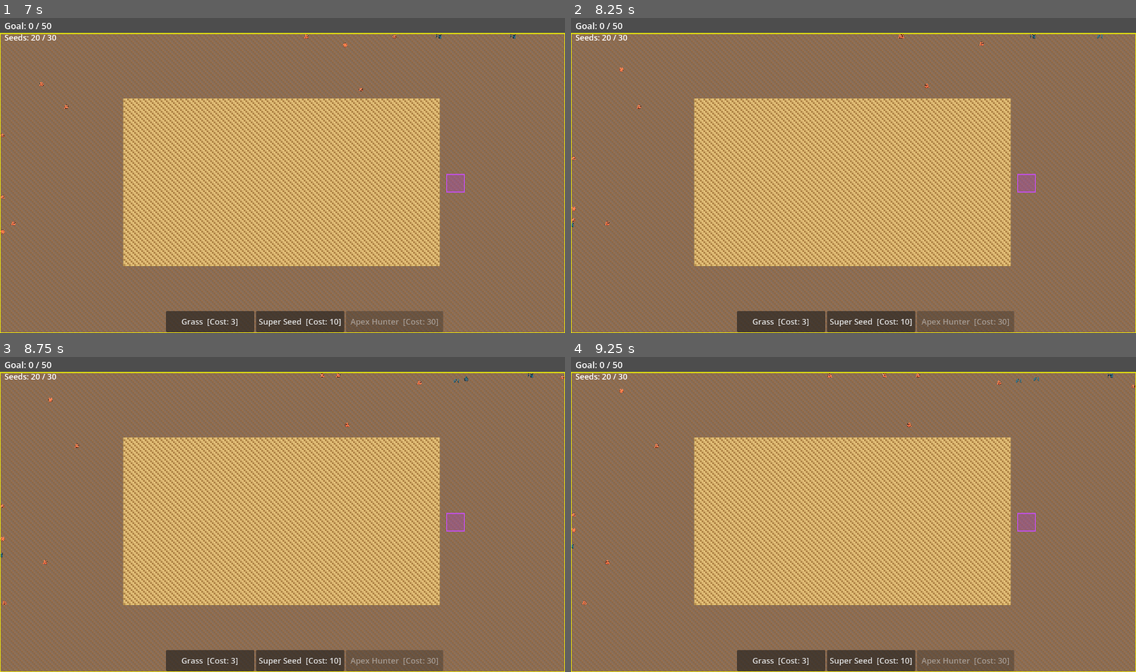
Above: before the commit, frames 1-4 (two rows, left to right).
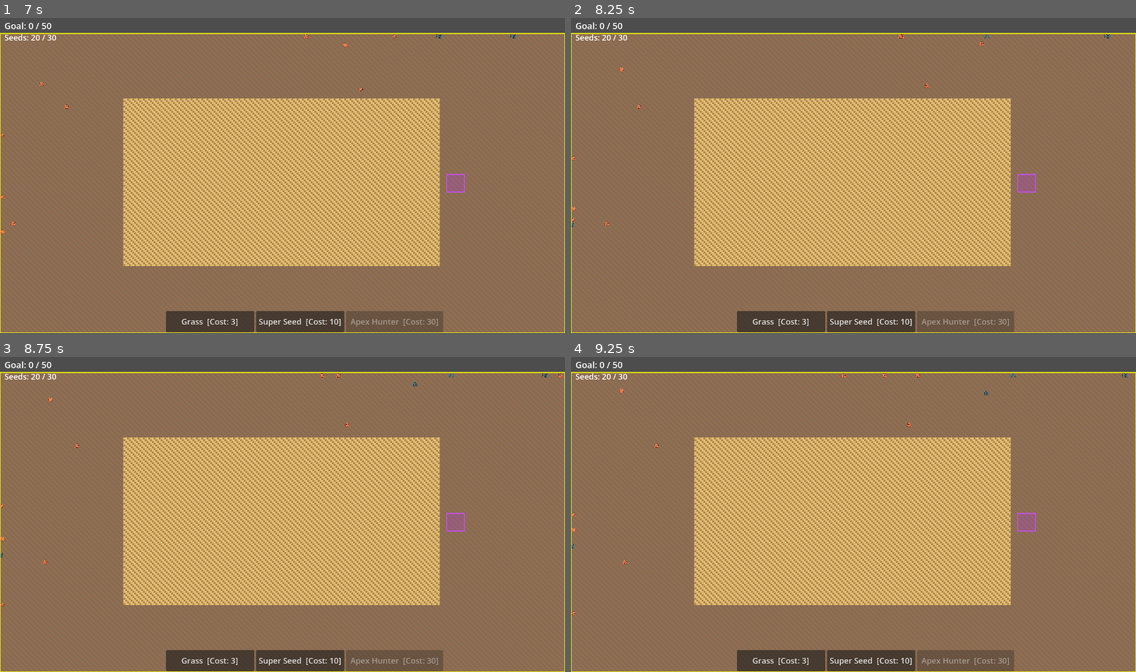
Above: after the commit, the same moments.

Repository: mamo1016/ecosystem-game
Game: Godot game, scene res://world.tscn
Same seed, same stepped clock (60 frames per second), same inputs: the game is played once before the commit and once after it.
Inputs (mouse positions are in pixels of both pictures, inside the frame that each line leads up to):
- Up to frame 1 (7 s): click "Super Seed [Cost: 10]" at 0.5 s; click "Grass [Cost: 3]" at 1.25 s; click "Apex Hunter [Cost: 30]" at 2 s; click "Grass [Cost: 3]" at 2.75 s; click "Super Seed [Cost: 10]" at 3.5 s; click "Apex Hunter [Cost: 30]" at 4.25 s; click "Grass [Cost: 3]" at 5 s; click "Super Seed [Cost: 10]" at 5.75 s; click "Apex Hunter [Cost: 30]" at 6.5 s
- Up to frame 2 (8.25 s): move the mouse to (977, 159) at 7.27 s; click (977, 159) at 7.42 s; tap Enter at 8 s; move the mouse to (740, 191) at 8.02 s; click (740, 191) at 8.17 s
- Up to frame 3 (8.75 s): no input
- Up to frame 4 (9.25 s): tap Space at 8.75 s; move the mouse to (910, 445) at 8.77 s; click (910, 445) at 8.92 s

Frame 1 is identical in both runs. In frame 2, less than 0.1% of the frame differs, in the area x 73-96%, y 5-7%; in frame 3, less than 0.1%; in frame 4, 0.1%, in the area x 0-100%, y 5-83%.

Commit message:
Increase vision range to 30 blocks for both predators and apex

Diff:
--- a/world.gd
+++ b/world.gd
@@ -67,8 +67,8 @@
 const APEX_EAT_TURNS  = 3
 
 # --- VISION ---
-const VISION_RANGE    = 2
-const APEX_SCAN_RANGE = 20
+const VISION_RANGE    = 30
+const APEX_SCAN_RANGE = 30
 
 # --- PLANT SETTINGS ---
 const SUPER_LIFESPAN   = 80
